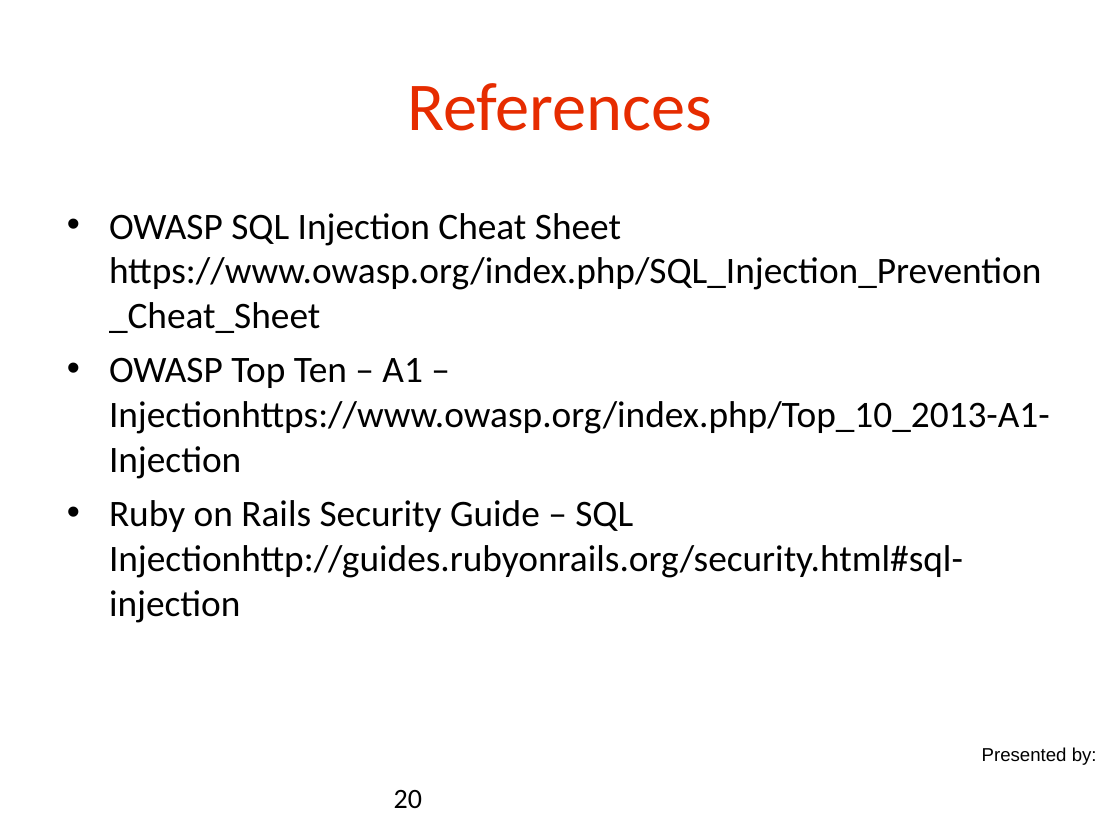
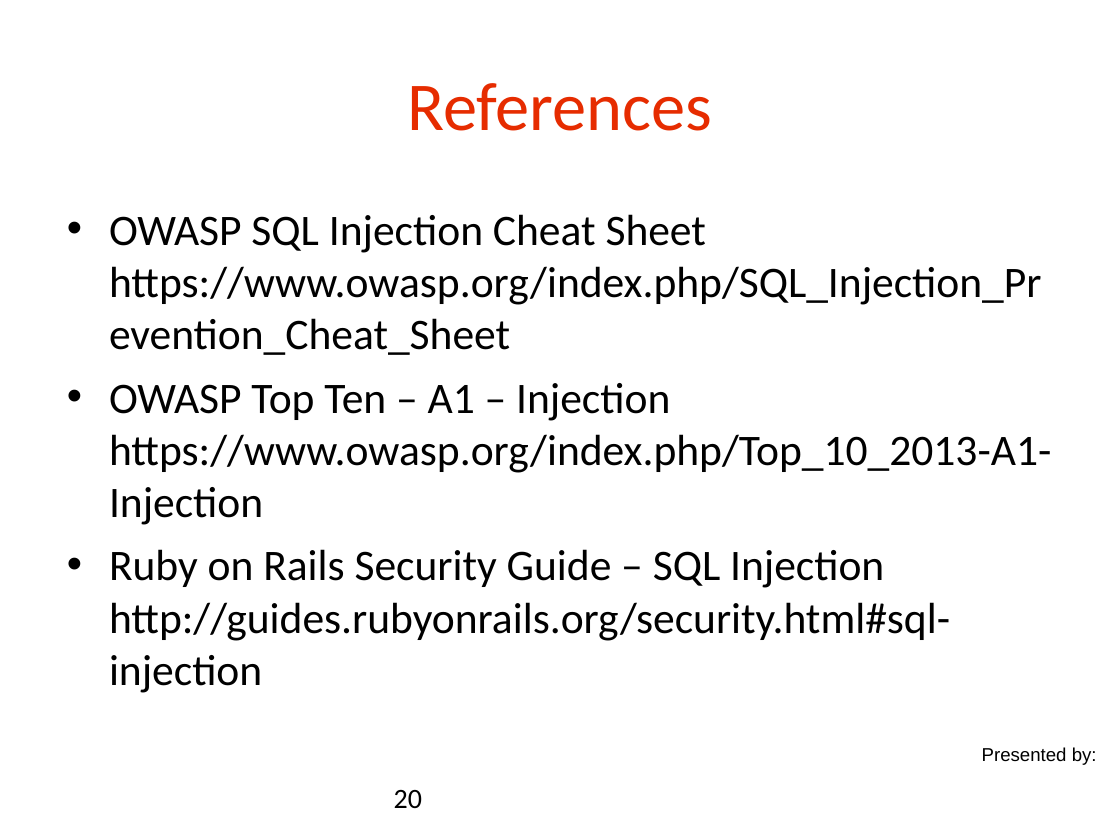
Before and after one commit to danielsomerfield/app-sec-presentation, a slide deck: slide 20 of AppSec Presentation Deck Day 2.ppt. Drawn at 1120x840 pixels with LibreOffice and Linux fonts; fonts in the diff are those of the drawing; background and template pictures are left out. Boxes give left, top, right and bottom in pixels: in the first picture for what was removed or moved away, otherwise in the second. Text is boxed around its words. In the diff, an @@ line names an element or a change of style, - is before the commit and + after.

```diff
--- a/AppSec Presentation Deck Day 2.ppt
+++ b/AppSec Presentation Deck Day 2.ppt
@@ text at [109, 214, 1042, 355]: size 24 to 28 pt in "OWASP SQL Injection Cheat Sheet https://www.owasp.org/index. ..."; more space between paragraphs @@
@@ text at [109, 383, 1051, 693]: text changed; size 24 to 28 pt @@
-• OWASP Top Ten – A1 – Injectionhttps://www.owasp.org/index.php/Top_10_2013-A1-Injection
-• Ruby on Rails Security Guide – SQL Injectionhttp://guides.rubyonrails.org/security.html#sql-injection
+• OWASP Top Ten – A1 – Injection https://www.owasp.org/index.php/Top_10_2013-A1-Injection
+• Ruby on Rails Security Guide – SQL Injection http://guides.rubyonrails.org/security.html#sql-injection
```
Also in this commit, not shown: 1 other slide changed, 4 other files.
